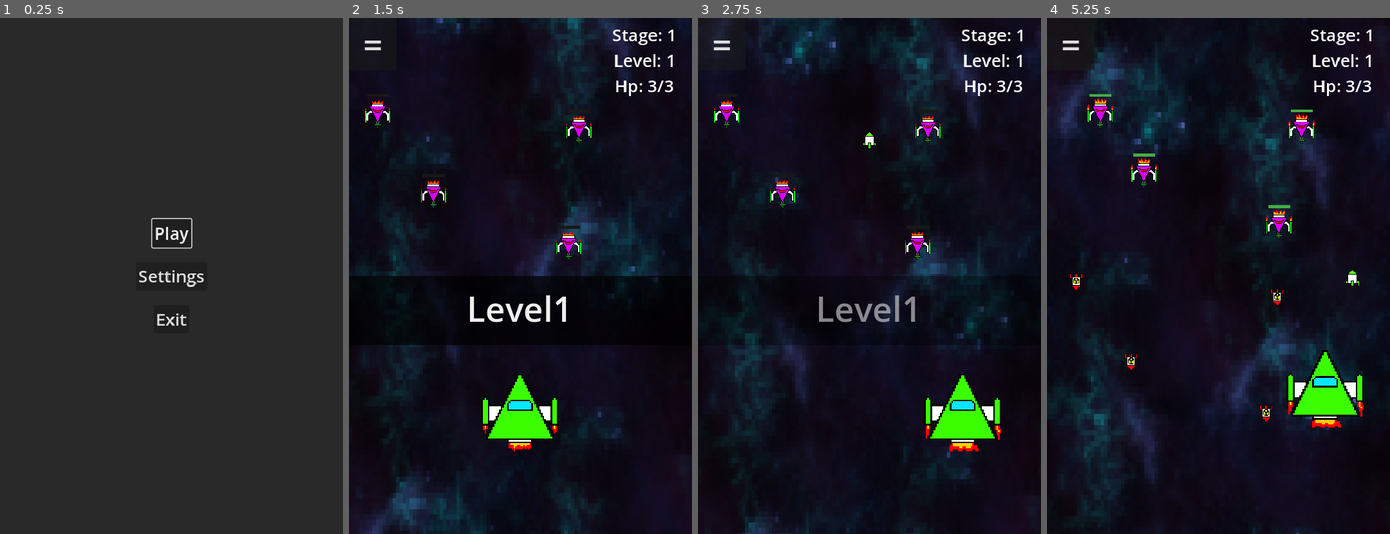
Above: before the commit, frames 1-4 (left to right).
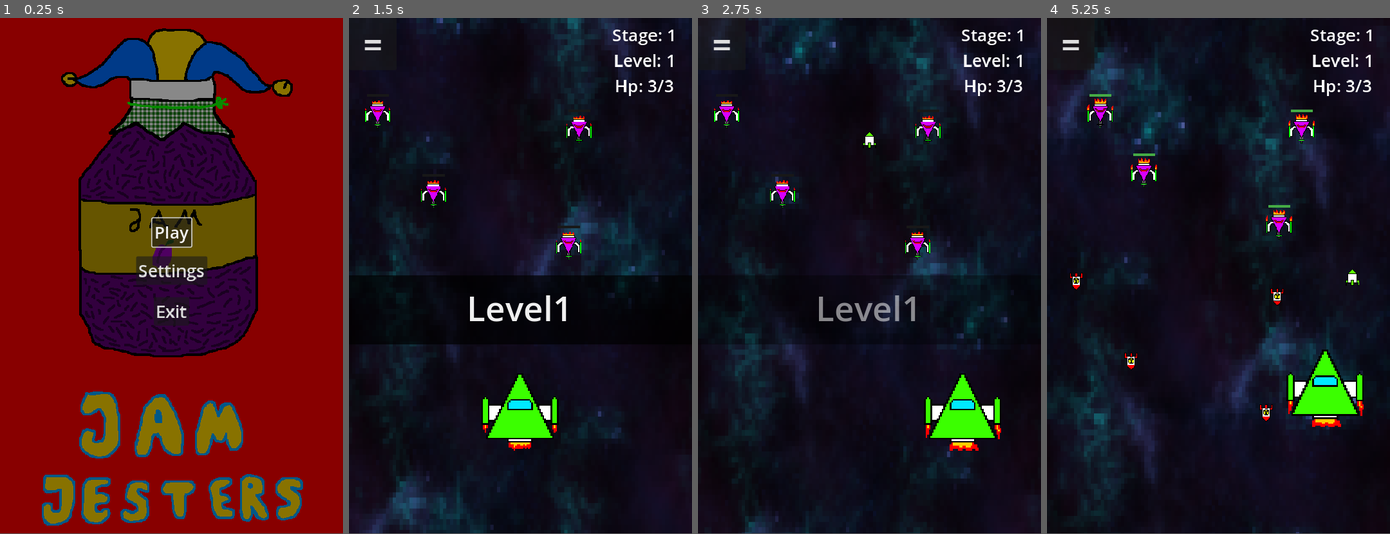
Above: after the commit, the same moments.

Repository: Bartek0x00/Morphing-Mayhem
Game: Godot game, scene res://Scenes/Start_menu.tscn
The game is run twice, just before and just after one commit, with the same random seed, the same clock (stepped at 60 frames per second) and the same inputs. Sound files missing from this copy of the repository are replaced by a short silence.
Inputs:
- Up to frame 1 (0.25 s): no input
- Up to frame 2 (1.5 s): click "Play" at 0.5 s; click "Accept" at 1.25 s
- Up to frame 3 (2.75 s): tap Enter at 2 s; hold Right (Right) from 2.03 s (still down); hold Space (Shoot) from 2.03 s (still down)
- Up to frame 4 (5.25 s): release Right (Right) at 2.78 s; release Space (Shoot) at 2.78 s; hold Down (Down) 2.78-3.53 s; tap Space (Shoot) at 2.85, 4.35 s; hold Right (Right) 3.53-4.28 s; hold Space (Shoot) 3.53-4.28 s; hold Up (Up) 4.28-5.03 s; hold Left (Left) from 5.03 s (still down); hold Space (Shoot) from 5.03 s (still down)
In our replay, the window is 533x800 before the commit and 533x799 after it. These sizes can differ from the game's own. Grey fills any space a smaller window leaves; there, only what the larger window draws over its background counts as a difference.

The runs differ from the first frame. In frame 1, 99% of the frame differs, in the area x 0-100%, y 0-100%; in frame 2, 0.6%; in frame 3, 0.5%; in frame 4, 0.5%.

Commit message:
slight fixes

Diff:
--- a/Scenes/Final.tscn
+++ b/Scenes/Final.tscn
@@ -1,6 +1,7 @@
-[gd_scene load_steps=2 format=3 uid="uid://c17gunyefnhfa"]
+[gd_scene load_steps=3 format=3 uid="uid://c17gunyefnhfa"]
 
 [ext_resource type="Script" path="res://Scripts/Final.gd" id="1_talqn"]
+[ext_resource type="Texture2D" uid="uid://bo6s7nvh3465n" path="res://Backgrounds/LOGO-1.png" id="2_3j12u"]
 
 [node name="Final" type="Control"]
 layout_mode = 3
@@ -28,9 +29,9 @@
 anchor_right = 0.5
 anchor_bottom = 0.5
 offset_left = -197.0
-offset_top = -140.0
+offset_top = -86.0
 offset_right = 188.0
-offset_bottom = 107.0
+offset_bottom = 161.0
 grow_horizontal = 2
 grow_vertical = 2
 theme_override_font_sizes/normal_font_size = 32
@@ -57,5 +58,10 @@
 theme_override_font_sizes/font_size = 32
 text = "Exit"
 
+[node name="Sprite2D" type="Sprite2D" parent="."]
+position = Vector2(320, 201)
+scale = Vector2(1.67188, 1.67188)
+texture = ExtResource("2_3j12u")
+
 [connection signal="pressed" from="ColorRect/Github" to="." method="_on_github_pressed"]
 [connection signal="pressed" from="ColorRect/Exit" to="." method="_on_exit_pressed"]
--- a/Scenes/Introduction.tscn
+++ b/Scenes/Introduction.tscn
@@ -1,6 +1,7 @@
-[gd_scene load_steps=2 format=3 uid="uid://d1xurnvaoo431"]
+[gd_scene load_steps=3 format=3 uid="uid://d1xurnvaoo431"]
 
 [ext_resource type="Script" path="res://Scripts/Introduction.gd" id="1_mmito"]
+[ext_resource type="Texture2D" uid="uid://c7e7cqoaph00d" path="res://Backgrounds/logo-4.png" id="2_a4isl"]
 
 [node name="Introduction" type="Control"]
 layout_mode = 3
@@ -10,6 +11,10 @@
 grow_horizontal = 2
 grow_vertical = 2
 script = ExtResource("1_mmito")
+
+[node name="Sprite2D" type="Sprite2D" parent="."]
+position = Vector2(320, 480)
+texture = ExtResource("2_a4isl")
 
 [node name="ColorRect" type="ColorRect" parent="."]
 layout_mode = 1
--- a/Scenes/Start_menu.tscn
+++ b/Scenes/Start_menu.tscn
@@ -1,6 +1,7 @@
-[gd_scene load_steps=2 format=3 uid="uid://ba6qge2caslr"]
+[gd_scene load_steps=3 format=3 uid="uid://ba6qge2caslr"]
 
 [ext_resource type="Script" path="res://Scripts/Start_menu.gd" id="1_yuac6"]
+[ext_resource type="Texture2D" uid="uid://c7e7cqoaph00d" path="res://Backgrounds/logo-4.png" id="2_w4lpw"]
 
 [node name="Start_menu" type="Control"]
 layout_mode = 3
@@ -10,6 +11,10 @@
 grow_horizontal = 2
 grow_vertical = 2
 script = ExtResource("1_yuac6")
+
+[node name="Sprite2D" type="Sprite2D" parent="."]
+position = Vector2(320, 480)
+texture = ExtResource("2_w4lpw")
 
 [node name="ColorRect" type="ColorRect" parent="."]
 layout_mode = 1
@@ -28,9 +33,9 @@
 anchor_right = 0.5
 anchor_bottom = 0.5
 offset_left = -36.5
-offset_top = -106.5
+offset_top = -107.5
 offset_right = 36.5
-offset_bottom = -53.5
+offset_bottom = -54.5
 grow_horizontal = 2
 grow_vertical = 2
 focus_neighbor_bottom = NodePath("../Settings")
@@ -46,9 +51,9 @@
 anchor_right = 0.5
 anchor_bottom = 0.5
 offset_left = -66.5
-offset_top = -26.5
+offset_top = -36.5
 offset_right = 66.5
-offset_bottom = 26.5
+offset_bottom = 16.5
 grow_horizontal = 2
 grow_vertical = 2
 focus_neighbor_top = NodePath("../Play")
@@ -65,9 +70,9 @@
 anchor_right = 0.5
 anchor_bottom = 0.5
 offset_left = -33.0
-offset_top = 53.5
+offset_top = 39.5
 offset_right = 33.0
-offset_bottom = 106.5
+offset_bottom = 92.5
 grow_horizontal = 2
 grow_vertical = 2
 focus_neighbor_top = NodePath("../Settings")
--- a/Scripts/Level.gd
+++ b/Scripts/Level.gd
@@ -2,14 +2,14 @@
 
 func _ready():
 	toggle_pause()
-	var color_rect = ColorRect.new()
+	var color_rect := ColorRect.new()
 	color_rect.color = Color(0, 0, 0, 0.73)
 	color_rect.size = Vector2(640, 128)
 	color_rect.position = Vector2(0, 480)
 
-	var ls = LabelSettings.new()
+	var ls := LabelSettings.new()
 	ls.font_size = 64
-	var label = Label.new()
+	var label := Label.new()
 	label.text = "Level" + str(Score.level)
 	label.size = Vector2(200, 88)
 	label.position = Vector2(220, 16)
@@ -17,7 +17,7 @@
 
 	color_rect.add_child(label)
 	add_child(color_rect)
-	var tween = get_tree().create_tween()
+	var tween := get_tree().create_tween()
 	tween.tween_property(color_rect, "modulate:a", 0, 3)
 	tween.tween_callback(color_rect.queue_free)
 	tween.tween_callback(toggle_pause)
--- a/project.godot
+++ b/project.godot
@@ -17,7 +17,6 @@
 config/features=PackedStringArray("4.2", "Forward Plus")
 boot_splash/image="res://Backgrounds/logo-4.png"
 config/icon="res://Backgrounds/LOGO-1.png"
-boot_splash/minimum_display_time=400
 
 [autoload]
 
@@ -29,7 +28,6 @@
 window/size/viewport_width=640
 window/size/viewport_height=960
 window/stretch/mode="canvas_items"
-window/stretch/aspect="ignore"
 window/handheld/orientation=1
 window/vsync/vsync_mode=2
 
@@ -83,5 +81,4 @@
 [rendering]
 
 textures/canvas_textures/default_texture_filter=0
-renderer/rendering_method="gl_compatibility"
 textures/vram_compression/import_etc2_astc=true
Binary file changed: Textures/down_button.png
Binary file changed: Textures/left_button.png
Binary file changed: Textures/right_button.png
Binary file changed: Textures/space_button.png
Binary file changed: Textures/up_button.png
Not shown, changed: export_presets.cfg
